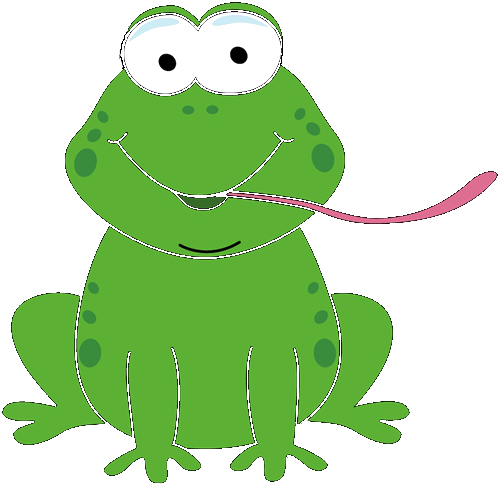
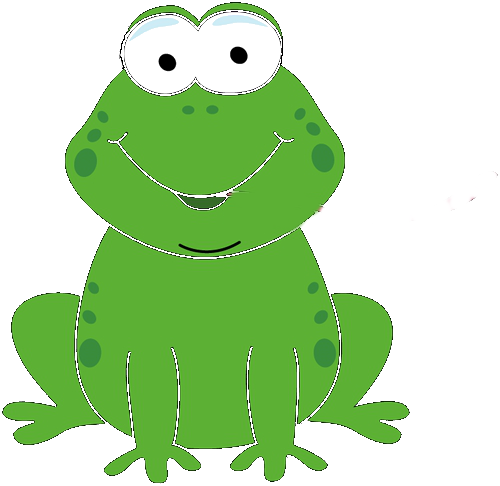
Before/after of a 500 x 486 layered artwork. What changed in the layer stack:
painted on "500x486-frog-eating-a-fly-clip-art-image-cartoon-frog-with-its-tongue-out-MaXjp…" over [226, 171, 498, 235]
